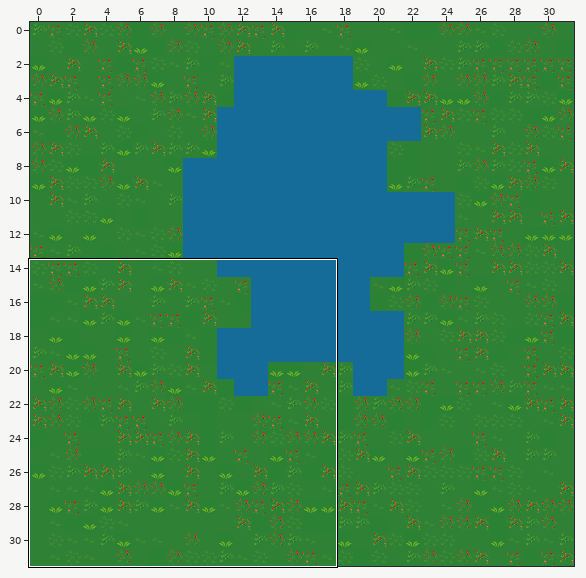
A Tiled map gets an edit: assets/WalkingDemoScene.tmx. Above: a wide view before the commit, with the close-up outlined.
Close-up. The starting point:
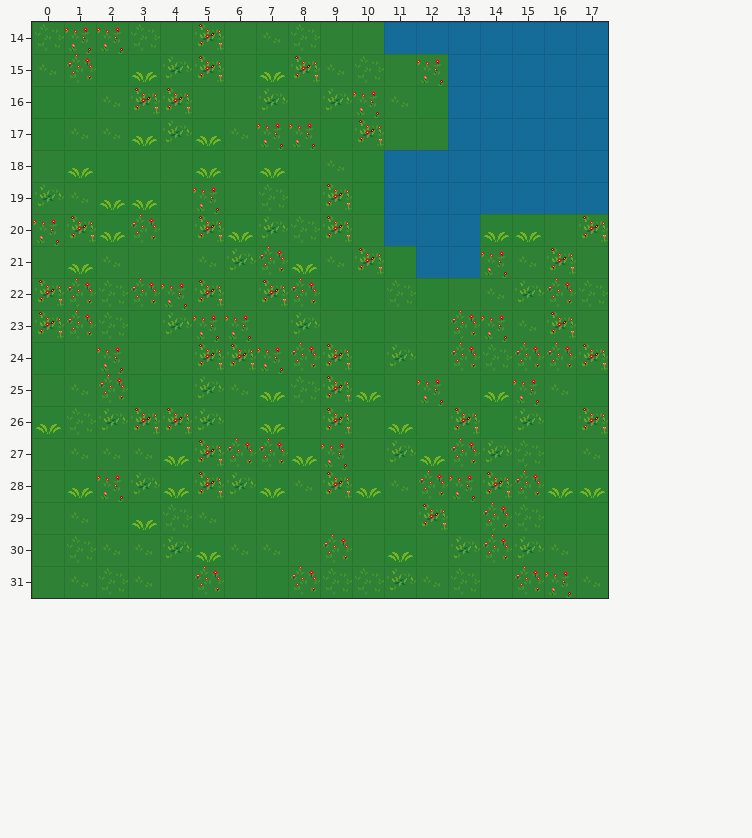
Cells are 32x32 px. Shown: x 0..17, y 14..31. The commit also changed other parts of the map, which this record leaves out.
Once edited:
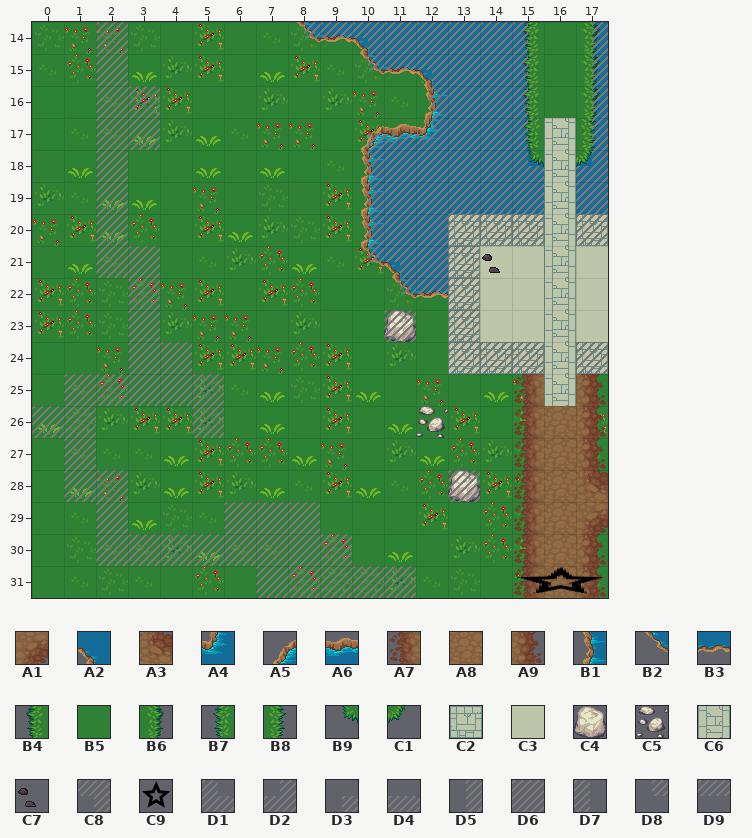
Key: from "terrain": A1 4, A2 29, A3 36, A4 61, A5 91, A6 92, A7 99, A8 100, A9 101, B1 123, B2 155, B3 156, B4 288, B5 289, B6 290, B7 291, B8 293, B9 323, C1 325, C2 487, C3 488, C4 509, C5 510, C6 519, C7 573, C8 895, C9 925, D1 926, D2 927, D3 957, D4 958, D5 989, D6 990, D7 991, D8 1021, D9 1022.
__ is an empty cell, .. an unchanged one.
Objects are placed by their top-left corner, in cells (3,4 is the top-left corner of cell 3,4); size is 1x1 cell unless given.
Tiles of an added or newly shown layer are drawn over the layers below it.
The exact change:
--- layer "Ground" (now shown)
@@ x 8..17 @@
-14 __ __ __ .. .. .. .. __ __ __
-15 .. .. __ __ __ .. .. __ __ __
-16 .. .. .. .. __ .. .. __ __ __
-17 .. .. __ __ __ .. .. __ __ __
-18 .. .. __ .. .. .. .. __ __ __
-19 .. .. __ .. .. .. .. .. __ ..
-20 .. .. __ .. .. __ __ __ __ __
-21 .. .. __ __ .. __ __ __ __ __
-22 .. .. .. __ __ __ __ __ __ __
-23 .. .. .. __ .. __ __ __ __ __
-24 .. .. .. .. .. __ __ __ __ __
-25 .. .. .. .. .. .. .. __ __ __
-26 .. .. .. .. __ .. .. __ __ __
-27 .. .. .. .. .. .. .. __ __ __
-28 .. .. .. .. .. __ .. __ __ __
-29 .. .. .. .. .. .. .. __ __ __
-30 .. .. .. .. .. .. .. __ __ __
-31 .. .. .. .. .. .. .. __ __ __
+14 B2 B3 A2 .. .. .. .. B4 B5 B6
+15 .. .. B2 B3 A2 .. .. B4 B5 B6
+16 .. .. .. .. B1 .. .. B4 B5 B6
+17 .. .. A5 A6 A4 .. .. B7 C6 B8
+18 .. .. B1 .. .. .. .. B9 C6 C1
+19 .. .. B1 .. .. .. .. .. C6 ..
+20 .. .. B1 .. .. C2 C2 C2 C6 C2
+21 .. .. B2 A2 .. C2 C3 C3 C6 C3
+22 .. .. .. B2 B3 C2 C3 C3 C6 C3
+23 .. .. .. C4 .. C2 C3 C3 C6 C3
+24 .. .. .. .. .. C2 C2 C2 C6 C2
+25 .. .. .. .. .. .. .. A7 C6 A9
+26 .. .. .. .. C5 .. .. A7 A8 A9
+27 .. .. .. .. .. .. .. A7 A8 A9
+28 .. .. .. .. .. C4 .. A7 A8 A3
+29 .. .. .. .. .. .. .. A7 A8 A1
+30 .. .. .. .. .. .. .. A7 A8 A9
+31 .. .. .. .. .. .. .. A7 A8 A9
--- layer "Tile Layer 4" (now shown)
@@ x 14..14 @@
-21 __
+21 C7
--- layer "Objects" (added)
+C9 "Exit" at 15,31 size 3x1
--- layer "Pass" (now shown)
@@ x 0..17 @@
-14 .. .. __ .. .. .. .. .. __ __ __ __ __ __ __ __ .. __
-15 .. .. __ .. .. .. .. .. .. .. __ __ __ __ __ __ .. __
-16 .. .. __ __ .. .. .. .. .. .. .. .. __ __ __ __ .. __
-17 .. .. __ __ .. .. .. .. .. .. __ __ __ __ __ __ .. __
-18 .. .. __ .. .. .. .. .. .. .. __ __ __ __ __ __ .. __
-19 .. .. __ .. .. .. .. .. .. .. __ __ __ __ __ __ .. __
-20 .. .. __ .. .. .. .. .. .. .. __ __ __ __ __ __ .. __
-21 .. .. __ __ .. .. .. .. .. .. __ __ __ __ .. .. .. ..
-22 .. .. .. __ .. .. .. .. .. .. .. __ __ __ .. .. .. ..
-23 .. .. .. __ .. .. .. .. .. .. .. __ .. __ .. .. .. ..
-24 .. .. .. __ __ .. .. .. .. .. .. .. .. __ __ __ .. __
-25 .. __ __ __ __ __ .. .. .. .. .. .. .. .. .. .. .. ..
-26 __ __ .. .. .. __ .. .. .. .. .. .. .. .. .. .. .. ..
-27 .. __ .. .. .. .. .. .. .. .. .. .. .. .. .. .. .. ..
-28 .. __ __ .. .. .. .. .. .. .. .. .. .. __ .. .. .. ..
-29 .. .. __ .. .. .. __ __ __ .. .. .. .. .. .. .. .. ..
-30 .. .. __ __ __ __ __ __ __ __ .. .. .. .. .. .. .. ..
-31 .. .. .. .. .. .. .. __ __ __ __ __ .. .. .. .. .. ..
+14 .. .. D6 .. .. .. .. .. D8 D9 C8 D6 D6 D6 D6 D7 .. D5
+15 .. .. D6 .. .. .. .. .. .. .. D8 D9 C8 D6 D6 D7 .. D5
+16 .. .. D6 D6 .. .. .. .. .. .. .. .. D5 D6 D6 D7 .. D5
+17 .. .. D6 D6 .. .. .. .. .. .. D3 D4 D2 D6 D6 D7 .. D5
+18 .. .. D6 .. .. .. .. .. .. .. D5 D6 D6 D6 D6 D1 .. D2
+19 .. .. D6 .. .. .. .. .. .. .. D5 D6 D6 D6 D6 D6 .. D6
+20 .. .. D6 .. .. .. .. .. .. .. D5 D6 D6 D6 D6 D6 .. D6
+21 .. .. D6 D6 .. .. .. .. .. .. D8 C8 D6 D6 .. .. .. ..
+22 .. .. .. D6 .. .. .. .. .. .. .. D8 D9 D6 .. .. .. ..
+23 .. .. .. D6 .. .. .. .. .. .. .. D6 .. D6 .. .. .. ..
+24 .. .. .. D6 D6 .. .. .. .. .. .. .. .. D6 D6 D6 .. D6
+25 .. D6 D6 D6 D6 D6 .. .. .. .. .. .. .. .. .. .. .. ..
+26 D6 D6 .. .. .. D6 .. .. .. .. .. .. .. .. .. .. .. ..
+27 .. D6 .. .. .. .. .. .. .. .. .. .. .. .. .. .. .. ..
+28 .. D6 D6 .. .. .. .. .. .. .. .. .. .. D6 .. .. .. ..
+29 .. .. D6 .. .. .. D6 D6 D6 .. .. .. .. .. .. .. .. ..
+30 .. .. D6 D6 D6 D6 D6 D6 D6 D6 .. .. .. .. .. .. .. ..
+31 .. .. .. .. .. .. .. D6 D6 D6 D6 D6 .. .. .. .. .. ..
Boxes around the changes in both close-ups, in picture pixels (x1, y1, x2, y2):
added: (32, 22, 608, 598)
